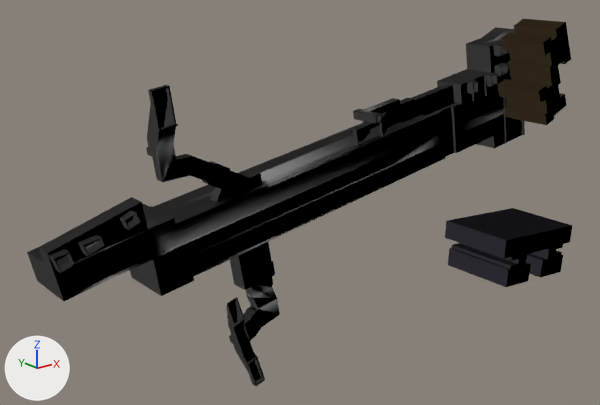
Renders of the glTF model Specs/Data/Cesium3DTiles/Batched/B3DMTEST/GZDT/0_1_3_2_1.glb from each side of a commit.
One viewpoint serves both versions: a 50 mm lens placed at (4127.0, -262.0, -1761.0), pointed at (4338.0, 2.0, -1866.0). The lights are fixed; the arrows at lower left show +X, +Y and +Z. Vertices at the same position are counted once.

Names of what the first picture shows: '0_1_3_2_1'.
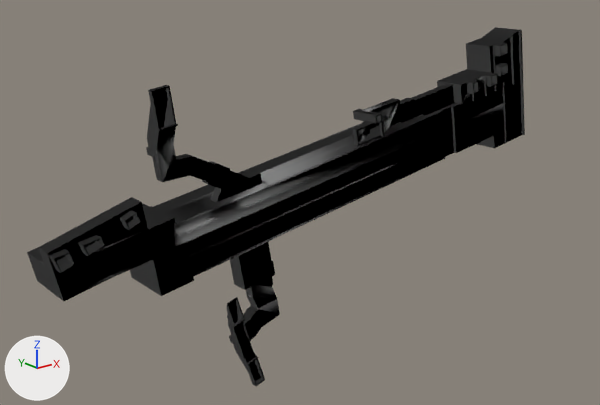
The newer file is also turned or shifted as a whole; pictures and numbers use the older file's frame.

Boxes (x1, y1, x2, y2) around the edits, measured in the pictures (600 x 405 px):
'0_1_3_2_1', reshaped (9% narrower): before (27, 19, 572, 386); after (27, 27, 525, 386)
part 1 of me_0_1_3_2_1, added: after (510, 36, 515, 84)
part 2 of me_0_1_3_2_1, deleted (brown): before (497, 19, 571, 125)
part 3 of me_0_1_3_2_1, deleted: before (445, 208, 572, 287)
part 4 of me_0_1_3_2_1, built on: before (39, 67, 524, 331); after (39, 30, 524, 341)

Patch to the scene script:
```diff
--- a/Specs/Data/Cesium3DTiles/Batched/B3DMTEST/GZDT/0_1_3_2_1.glb.py
+++ b/Specs/Data/Cesium3DTiles/Batched/B3DMTEST/GZDT/0_1_3_2_1.glb.py
@@ me_0_1_3_2_1 @@
 # used by ob_0_1_3_2_1; location = (0.0, 0.0, 0.0)
-me_0_1_3_2_1.from_pydata(...)  # 2508 vertices, 5537 faces; spans x 4224.0..4482.0, y -42.0..20.0, z -1940.0..-1796.0
+me_0_1_3_2_1.from_pydata(...)  # 4486 vertices, 9496 faces; spans x 4224.0..4482.0, y -8.0..20.0, z -1940.0..-1802.0
+# me_0_1_3_2_1 part 1: the loose piece of 8 vertices spanning x 4438.0..4441.0, y -5.0..-4.0, z -1834.0..-1823.0 is copied, and the copy is scaled about its middle by (2.08, 1.18, 2.37), then moved by (28.0, 0.0, 12.0), in mat_material_0 (grey #bcbcbc); it spans x 4465.0..4470.0, y -5.0..-4.0, z -1829.0..-1805.0
+# me_0_1_3_2_1 part 2: the loose piece of 60 vertices spanning x 4454.0..4478.0, y -31.0..-7.0, z -1844.0..-1796.0 is deleted
+# me_0_1_3_2_1 part 3: the loose piece of 56 vertices spanning x 4422.0..4475.0, y -42.0..-6.0, z -1917.0..-1890.0 is deleted
+# me_0_1_3_2_1 part 4: 248 vertices moved within x 4225.0..4482.0, y -6.0..20.0, z -1918.0..-1809.0; 1918 vertices added at x 4225.0..4481.0, y -7.0..20.0, z -1918.0..-1802.0
 me_0_1_3_2_1.materials.append(mat_material_0)
-me_0_1_3_2_1.materials.append(mat_material_1)  # grey #bcbcbc
-me_0_1_3_2_1.materials.append(mat_material_2)  # brown #b89b73
```
